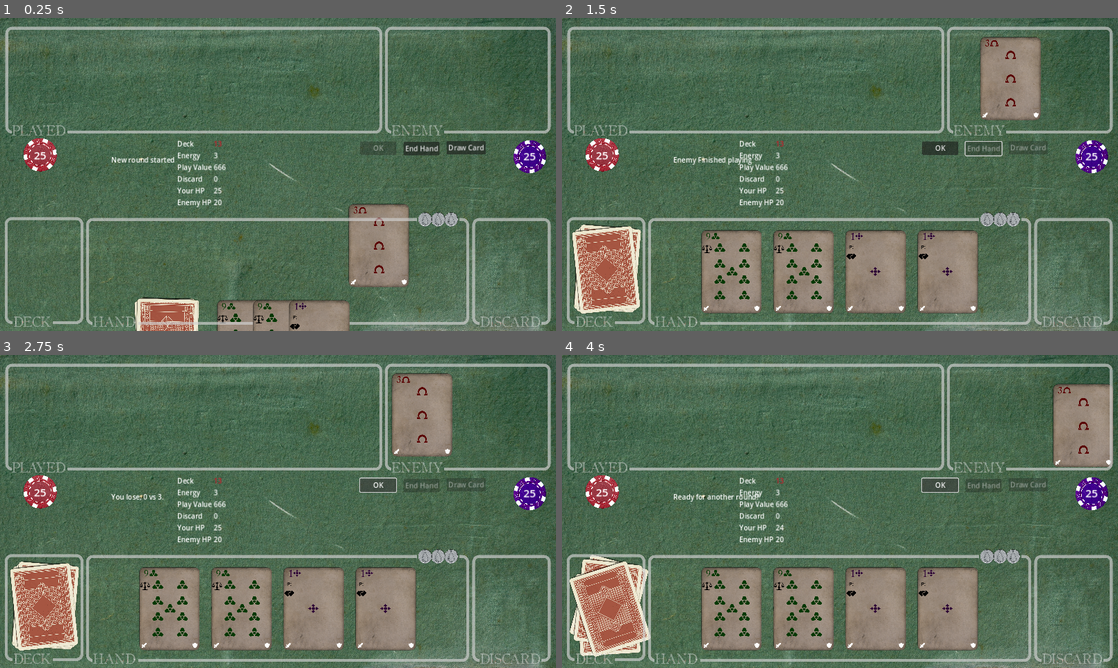
Above: before the commit, frames 1-4 (two rows, left to right).
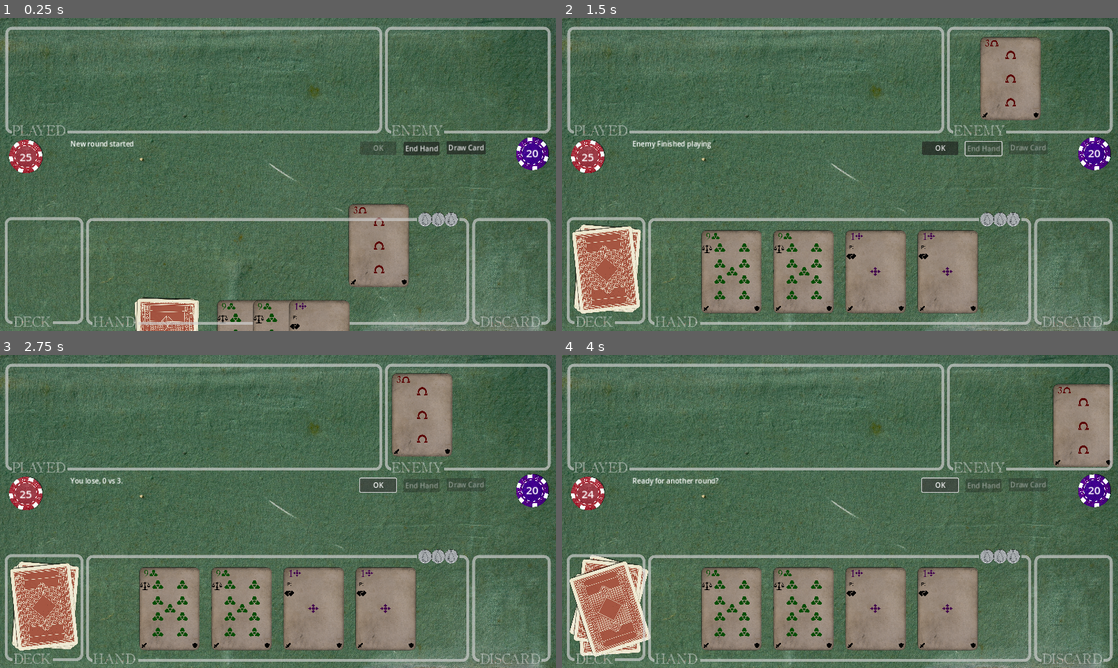
Above: after the commit, the same moments.

Repository: TicklesTheBrain/CardBuilder
Game: Godot game, scene res://game.tscn
The game is run twice, just before and just after one commit, with the same random seed, the same clock (stepped at 60 frames per second) and the same inputs. The engine's default icon, where the game draws it, is replaced by a stand-in: a white triangle on a blue panel in a dark square.
Inputs:
- Up to frame 1 (0.25 s): no input
- Up to frame 2 (1.5 s): click "Draw Card" at 0.5 s; click "End Hand" at 1.25 s
- Up to frame 3 (2.75 s): click "OK" at 2 s
- Up to frame 4 (4 s): click "OK" at 2.75 s; click "OK" at 3.5 s

The runs differ from the first frame. In frame 1, 1.8% of the frame differs, in the area x 1-99%, y 38-86%; in frame 2, 2.0%, in the area x 1-99%, y 30-94%; in frame 3, 1.8%; in frame 4, 2.0%.

Commit message:
Added HP tracker

Diff:
--- /dev/null
+++ b/ResourceTracker.gd
@@ -0,0 +1,11 @@
+extends Label
+class_name ResourceTracker
+
+@export var resourceToTrack: GameResource
+
+func _ready():
+	resourceToTrack.amountChanged.connect(showAmount)
+	showAmount(resourceToTrack.amount)
+
+func showAmount(newAmount: int):
+	text = str(newAmount)
--- a/cardImageTemplate.tscn
+++ b/cardImageTemplate.tscn
@@ -52,19 +52,19 @@
 script = ExtResource("3_rpyhr")
 cardType = 1
 cardSymbolSprite = ExtResource("13_m2d73")
-typeColor = Color(0, 0, 0.447059, 1)
+typeColor = Color(0.596078, 0.419608, 0.121569, 1)
 
 [sub_resource type="Resource" id="Resource_kggi4"]
 script = ExtResource("3_rpyhr")
 cardType = 2
 cardSymbolSprite = ExtResource("6_dv4bh")
-typeColor = Color(0.0823529, 0.462745, 0.054902, 1)
+typeColor = Color(0.0980392, 0.541176, 0.0627451, 1)
 
 [sub_resource type="Resource" id="Resource_cqa7h"]
 script = ExtResource("3_rpyhr")
 cardType = 3
 cardSymbolSprite = ExtResource("14_6qolb")
-typeColor = Color(0.415686, 0.0392157, 0.45098, 1)
+typeColor = Color(0.505882, 0.0470588, 0.545098, 1)
 
 [sub_resource type="Resource" id="Resource_si11j"]
 script = ExtResource("15_mwoi4")
@@ -509,6 +509,7 @@
 duplicateOffset = Vector2(-35, 0)
 
 [node name="DoublingShield" type="Sprite2D" parent="DebugNestingLevel"]
+self_modulate = Color(0, 0, 0, 1)
 position = Vector2(207, 308)
 scale = Vector2(0.75, 0.75)
 texture = ExtResource("8_om3ep")
@@ -516,6 +517,7 @@
 duplicateOffset = Vector2(-46, 0)
 
 [node name="DoublingSword" type="Sprite2D" parent="DebugNestingLevel"]
+self_modulate = Color(0, 0, 0, 1)
 position = Vector2(-208, 308)
 scale = Vector2(0.75, 0.75)
 texture = ExtResource("9_jbu6v")
--- a/game.tscn
+++ b/game.tscn
@@ -10,6 +10,7 @@
 [ext_resource type="Script" path="res://cardInterfaceStuff/PlayAreaController.gd" id="5_fctuw"]
 [ext_resource type="Texture2D" uid="uid://b6x1kuw8ji1aa" path="res://assets/manaCoin.png" id="5_wfs64"]
 [ext_resource type="Texture2D" uid="uid://blxhpf1kfx2ym" path="res://assets/pokerChip.png" id="6_he1b8"]
+[ext_resource type="Script" path="res://ResourceTracker.gd" id="6_oxs0c"]
 [ext_resource type="Texture2D" uid="uid://doevg7dxoxgka" path="res://assets/pokerChip2.png" id="7_2g44v"]
 [ext_resource type="Resource" uid="uid://b2ru52u3aw843" path="res://content/debug_enemyDeck.tres" id="9_t18bm"]
 [ext_resource type="Script" path="res://cardAbstractions/cardContainer.gd" id="12_q8pst"]
@@ -74,15 +75,27 @@
 centered = false
 
 [node name="Poker" type="TextureRect" parent="."]
-offset_left = 21.0
-offset_top = 276.0
-offset_right = 164.0
-offset_bottom = 353.0
+offset_left = -12.0
+offset_top = 280.0
+offset_right = 131.0
+offset_bottom = 357.0
 texture = ExtResource("6_he1b8")
 expand_mode = 3
 stretch_mode = 5
-
-[node name="Label" type="Label" parent="Poker"]
+metadata/_edit_group_ = true
+
+[node name="Poker3" type="TextureRect" parent="Poker"]
+self_modulate = Color(0, 0, 0, 0.498039)
+show_behind_parent = true
+offset_left = 1.5
+offset_top = -1.5
+offset_right = 144.5
+offset_bottom = 75.5
+texture = ExtResource("6_he1b8")
+expand_mode = 3
+stretch_mode = 5
+
+[node name="MyHPLabel" type="Label" parent="Poker" node_paths=PackedStringArray("resourceToTrack")]
 layout_mode = 0
 offset_left = 57.0
 offset_top = 21.0
@@ -90,6 +103,8 @@
 offset_bottom = 56.0
 theme_override_font_sizes/font_size = 25
 text = "25"
+script = ExtResource("6_oxs0c")
+resourceToTrack = NodePath("../../Logic/Player/Resources/hp")
 
 [node name="Poker2" type="TextureRect" parent="."]
 anchors_preset = 8
@@ -97,17 +112,37 @@
 anchor_top = 0.5
 anchor_right = 0.5
 anchor_bottom = 0.5
-offset_left = 1181.0
-offset_top = 281.0
-offset_right = 1258.19
-offset_bottom = 357.0
+offset_left = 1187.0
+offset_top = 274.0
+offset_right = 1264.19
+offset_bottom = 350.0
 grow_horizontal = 2
 grow_vertical = 2
 texture = ExtResource("7_2g44v")
 expand_mode = 3
 stretch_mode = 5
-
-[node name="Label2" type="Label" parent="Poker2"]
+metadata/_edit_group_ = true
+
+[node name="Poker3" type="TextureRect" parent="Poker2"]
+self_modulate = Color(0, 0, 0, 0.603922)
+show_behind_parent = true
+layout_mode = 1
+anchors_preset = 8
+anchor_left = 0.5
+anchor_top = 0.5
+anchor_right = 0.5
+anchor_bottom = 0.5
+offset_left = -37.095
+offset_top = -39.5
+offset_right = 40.095
+offset_bottom = 36.5
+grow_horizontal = 2
+grow_vertical = 2
+texture = ExtResource("7_2g44v")
+expand_mode = 3
+stretch_mode = 5
+
+[node name="EnemyHPLabel" type="Label" parent="Poker2" node_paths=PackedStringArray("resourceToTrack")]
 layout_mode = 0
 offset_left = 24.0
 offset_top = 18.0
@@ -115,6 +150,8 @@
 offset_bottom = 53.0
 theme_override_font_sizes/font_size = 25
 text = "25"
+script = ExtResource("6_oxs0c")
+resourceToTrack = NodePath("../../Logic/Enemy/Resources/enemyHp")
 
 [node name="Logic" type="Node" parent="."]
 
@@ -139,7 +176,7 @@
 script = ExtResource("3_c142g")
 resourceName = "hp"
 baseline = 25
-debugLabel = NodePath("../../../../InfoStuff/myhpCounter")
+debugLabel = NodePath("")
 
 [node name="BonusAttack" type="Node" parent="Logic/Player/Resources"]
 script = ExtResource("3_c142g")
@@ -168,7 +205,7 @@
 resourceName = "Energy"
 baseline = 3
 capAtZero = true
-debugLabel = NodePath("../../../../InfoStuff/EnergyCounter")
+debugLabel = NodePath("")
 
 [node name="StartTurnCardDraw" type="Node" parent="Logic/Player/Resources"]
 script = ExtResource("3_c142g")
@@ -252,7 +289,7 @@
 script = ExtResource("3_c142g")
 resourceName = "hp"
 baseline = 20
-debugLabel = NodePath("../../../../InfoStuff/theirHpCounter")
+debugLabel = NodePath("")
 
 [node name="EnemyBonusAttack" type="Node" parent="Logic/Enemy/Resources"]
 script = ExtResource("3_c142g")
@@ -395,70 +432,11 @@
 shape = SubResource("RectangleShape2D_625ey")
 
 [node name="MessageContent" type="Label" parent="."]
-offset_left = 256.0
-offset_top = 315.0
-offset_right = 390.0
-offset_bottom = 338.0
+offset_left = 162.0
+offset_top = 278.0
+offset_right = 296.0
+offset_bottom = 301.0
 text = "Message Content"
-
-[node name="InfoStuff" type="GridContainer" parent="."]
-offset_left = 408.0
-offset_top = 278.0
-offset_right = 562.0
-offset_bottom = 436.0
-columns = 2
-metadata/_edit_group_ = true
-
-[node name="Deck" type="Label" parent="InfoStuff"]
-layout_mode = 2
-text = "Deck
-"
-
-[node name="DeckCounter" type="Label" parent="InfoStuff"]
-layout_mode = 2
-theme_override_colors/font_color = Color(0.756863, 0.129412, 0.164706, 1)
-text = "13"
-
-[node name="Energy" type="Label" parent="InfoStuff"]
-layout_mode = 2
-text = "Energy"
-
-[node name="EnergyCounter" type="Label" parent="InfoStuff"]
-layout_mode = 2
-text = "3"
-
-[node name="PV" type="Label" parent="InfoStuff"]
-layout_mode = 2
-text = "Play Value"
-
-[node name="PlayAreaCounter" type="Label" parent="InfoStuff"]
-layout_mode = 2
-text = "666"
-
-[node name="Discard" type="Label" parent="InfoStuff"]
-layout_mode = 2
-text = "Discard"
-
-[node name="DiscardCounter" type="Label" parent="InfoStuff"]
-layout_mode = 2
-text = "0"
-
-[node name="myhp" type="Label" parent="InfoStuff"]
-layout_mode = 2
-text = "Your HP"
-
-[node name="myhpCounter" type="Label" parent="InfoStuff"]
-layout_mode = 2
-text = "0"
-
-[node name="theirHp" type="Label" parent="InfoStuff"]
-layout_mode = 2
-text = "Enemy HP
-"
-
-[node name="theirHpCounter" type="Label" parent="InfoStuff"]
-layout_mode = 2
-text = "0"
 
 [node name="Outlines" type="Node2D" parent="."]
 position = Vector2(11, 458)
Not shown: 1 places in game.tscn that only renumber resources
